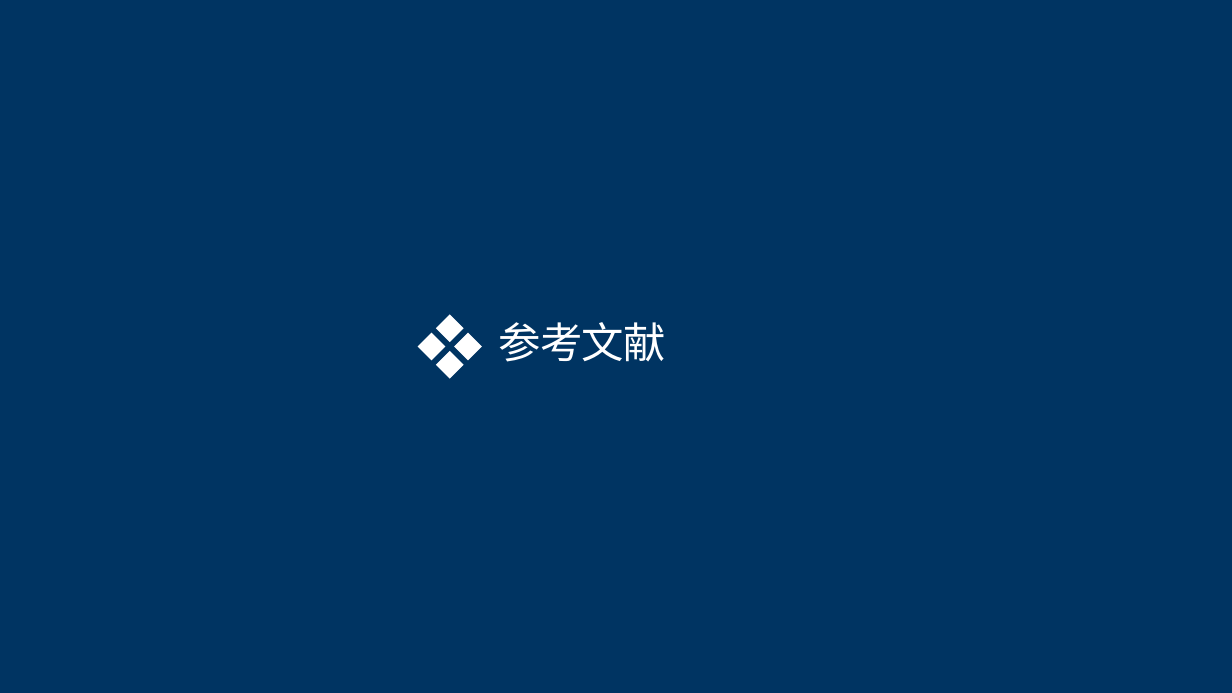
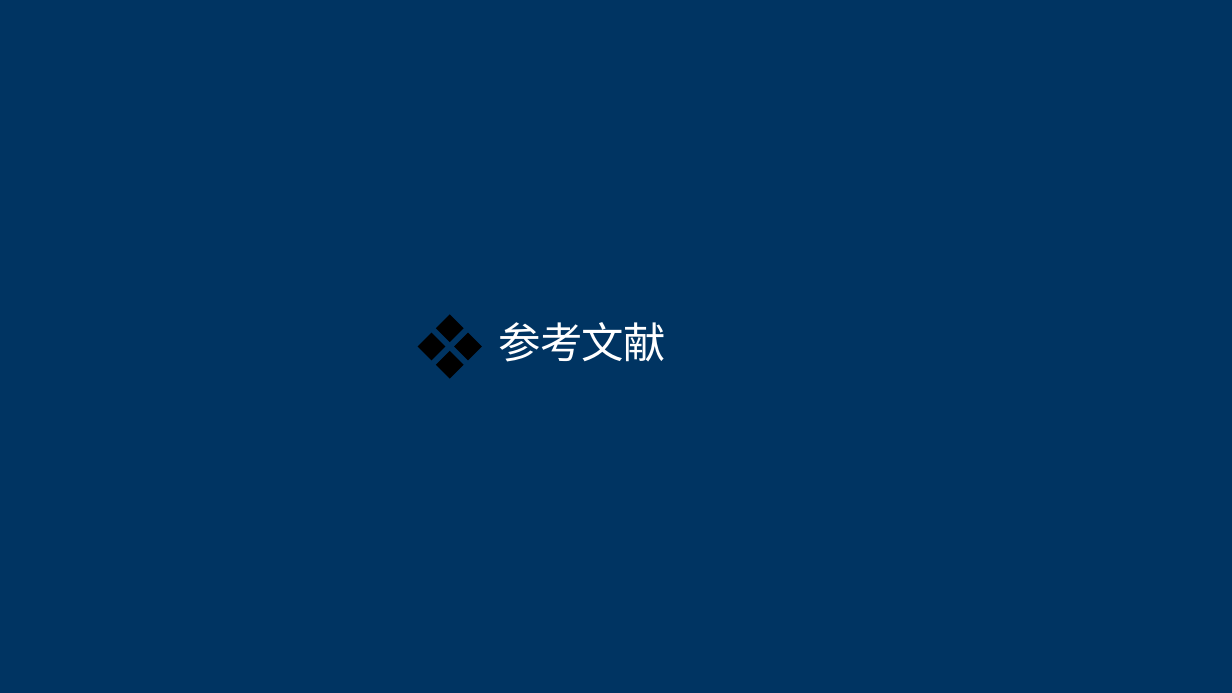
Before and after one commit to SHAOHUASONGgit/DataScienceRepo, a slide deck: slide 24 of 大数据分析与应用/Vision Transformer.pptx (slide 18 before the commit). Drawn at 1232x693 pixels with LibreOffice and Linux fonts; fonts in the diff are those of the drawing. Boxes give left, top, right and bottom in pixels: in the first picture for what was removed or moved away, otherwise in the second. Text is boxed around its words. In the diff, an @@ line names an element or a change of style, - is before the commit and + after.

```diff
--- a/大数据分析与应用/Vision Transformer.pptx
+++ b/大数据分析与应用/Vision Transformer.pptx
@@ freeform shape at (418,315,482,379): fill #FFFFFF to #000000 @@
```
Also in this commit, not shown: 9 other slides changed, 14 slides added, 8 slides removed, 3 other files.
